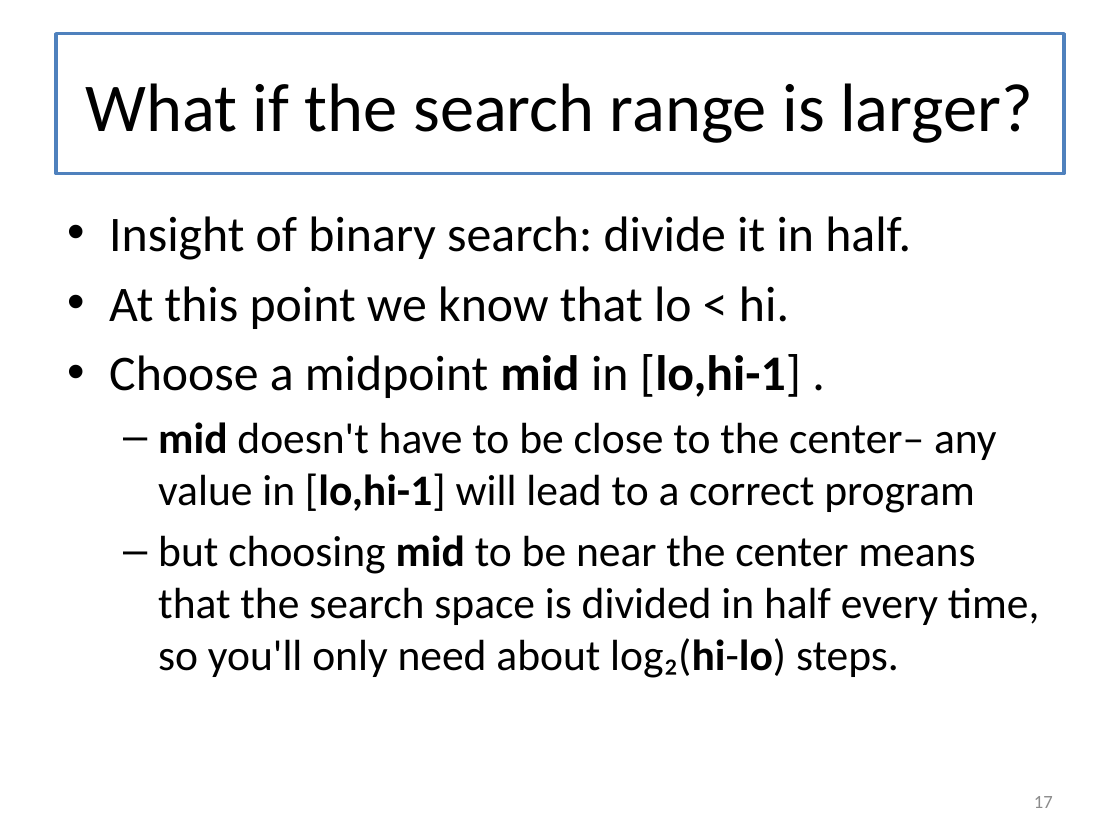
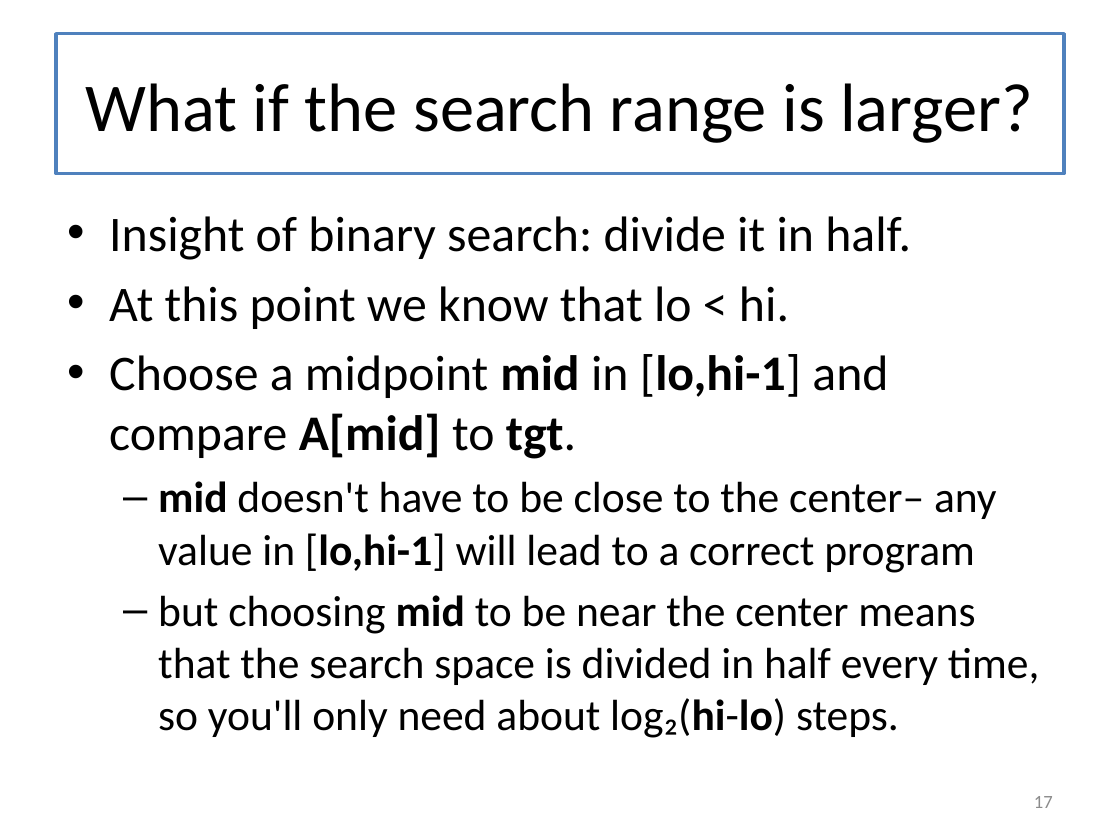
Before and after one commit to mwand/cs5010f17, a slide deck: slide 17 of Slides/Lesson 8.2 Binary Search.pptx. Drawn at 1120x840 pixels with LibreOffice and Linux fonts; fonts in the diff are those of the drawing. Boxes give left, top, right and bottom in pixels: in the first picture for what was removed or moved away, otherwise in the second. Text is boxed around its words. In the diff, an @@ line names an element or a change of style, - is before the commit and + after.

```diff
--- a/Slides/Lesson 8.2 Binary Search.pptx
+++ b/Slides/Lesson 8.2 Binary Search.pptx
@@ text at <box>109,354,888,459</box>: text changed @@
-• Choose a midpoint mid in [lo,hi-1] .
+• Choose a midpoint mid in [lo,hi-1] and compare A[mid] to tgt.
```
Also in this commit, not shown: 5 other slides changed, 5 slides added, 1 slide removed, 1 other file.
